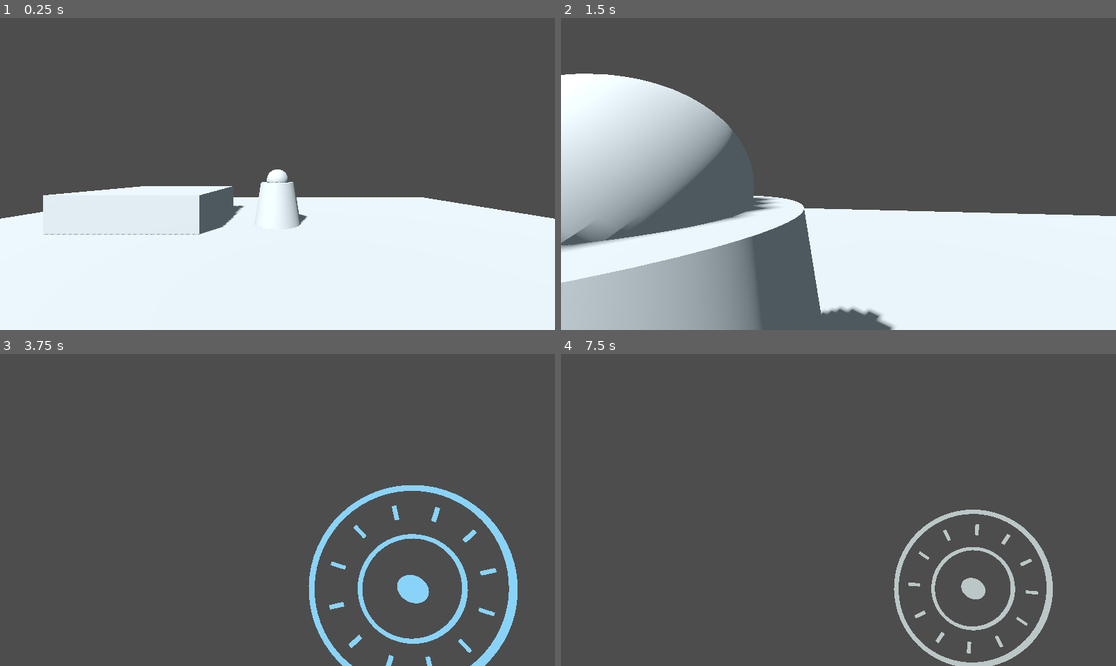
Above: before the commit, frames 1-4 (two rows, left to right).
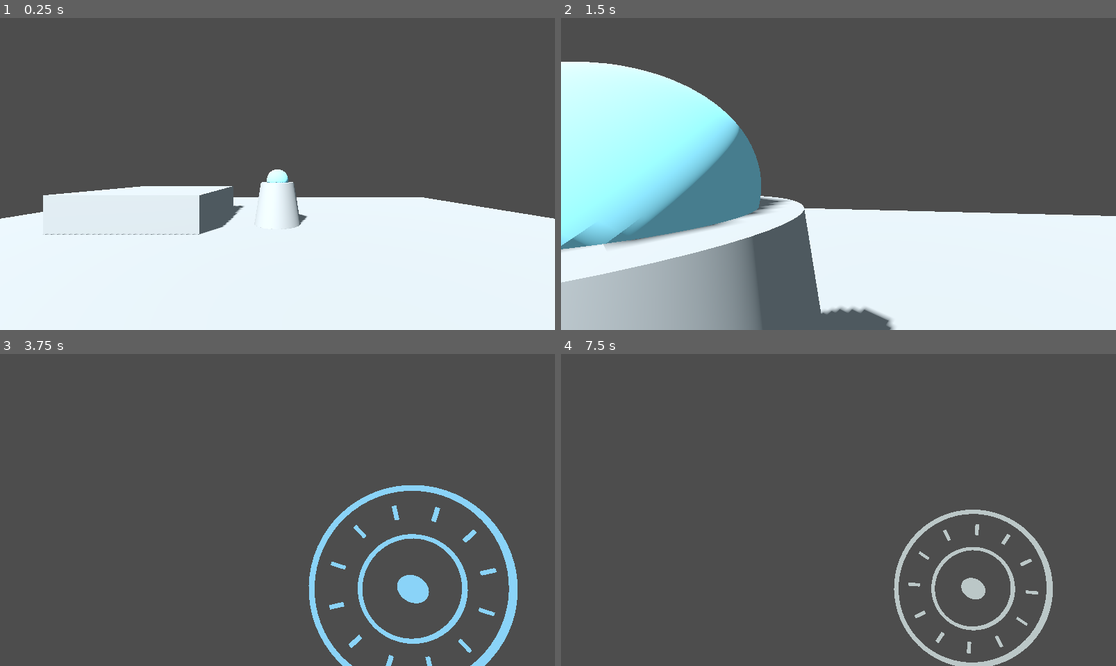
Above: after the commit, the same moments.

Repository: nanhudev/SEKAI
Game: Godot game, scene res://scenes/main/Main.tscn
Same seed, same stepped clock (60 frames per second), same inputs: the game is played once before the commit and once after it.
Inputs (mouse positions are in pixels of both pictures, inside the frame that each line leads up to):
- Up to frame 1 (0.25 s): no input
- Up to frame 2 (1.5 s): tap Enter at 0.5 s; move the mouse to (866, 174) at 0.52 s; hold Q (dodge) 0.53-1.28 s; hold W (move_forward) from 0.53 s (still down); click (866, 174) at 0.67 s; tap Space (jump) at 0.77 s; move the mouse to (810, 174) at 1.27 s; right-click (810, 174) at 1.35 s
- Up to frame 3 (3.75 s): keep holding W (move_forward); tap Space (jump) at 1.52, 2.75, 3.02 s; tap Q (dodge) at 1.55, 3.05 s; move the mouse to (288, 503) at 2.02 s; hold Q (dodge) 2.03-2.78 s; move the mouse to (271, 516) at 2.77 s; tap Z (fire_cast) at 2.85 s; click (271, 516) at 2.92 s; move the mouse to (316, 513) at 3.52 s; hold R (frost_cast) from 3.53 s (still down)
- Up to frame 4 (7.5 s): tap Space (jump) at 3.77, 4.52, 6.02, 6.77, 7.25 s; tap Q (dodge) every 0.75 s from 3.8 to 6.8 s; move the mouse to (794, 506) at 4.27 s; release R (frost_cast) at 4.28 s; tap F (heavy_attack) at 4.35 s; tap Enter at 5 s; move the mouse to (844, 510) at 5.02 s; hold I (iaido) 5.03-5.78 s; click (844, 510) at 5.17 s; move the mouse to (816, 503) at 5.77 s; release W (move_forward) at 5.78 s; hold D (move_right) 5.78-6.53 s; click (816, 503) at 5.85 s; move the mouse to (866, 510) at 6.52 s; hold Shift (sprint) 6.53-7.28 s; hold W (move_forward) from 6.53 s (still down); move the mouse to (810, 510) at 7.27 s; tap C (wind_cast) at 7.35 s; click (810, 510) at 7.42 s

The runs differ from the first frame. In frame 1, less than 0.1% of the frame differs, in the area x 48-52%, y 48-53%; in frame 2, 18%, in the area x 0-98%, y 14-99%; in frame 3, less than 0.1%; in frame 4, less than 0.1%.

Commit message:
feat: add three telegraphed enemy test attacks

Diff:
--- a/godot/scripts/enemies/technical_dummy.gd
+++ b/godot/scripts/enemies/technical_dummy.gd
@@ -1,6 +1,7 @@
 extends StaticBody3D
 
 signal shattered
+signal attack_started(variant: int)
 
 enum State { IDLE, ALERT, ATTACK, STAGGER, FROZEN, DEAD }
 
@@ -20,6 +21,12 @@
 var state_timer := 0.0
 var attack_cooldown := 1.0
 var attack_open := false
+var attack_variant := -1
+var attack_duration := 0.85
+var attack_windup := 0.33
+var attack_active_end := 0.53
+var attack_shape: BoxShape3D
+var cue_material := StandardMaterial3D.new()
 
 
 func _ready() -> void:
@@ -27,6 +34,9 @@
 	hurtbox.owner_actor = self
 	hurtbox.hit_received.connect(_on_hit)
 	attack_hitbox.source = self
+	attack_shape = attack_hitbox.get_node("CollisionShape3D").shape.duplicate() as BoxShape3D
+	attack_hitbox.get_node("CollisionShape3D").shape = attack_shape
+	core.material_override = cue_material
 
 
 func _process(delta: float) -> void:
@@ -35,18 +45,20 @@
 	state_timer = maxf(0.0, state_timer - delta)
 	attack_cooldown = maxf(0.0, attack_cooldown - delta)
 	if state in [State.IDLE, State.ALERT] and attack_cooldown == 0.0 and global_position.distance_to(player.global_position) < 3.4:
-		state = State.ATTACK
-		state_timer = 0.85
-		attack_cooldown = 2.3
+		_start_attack()
 	if state == State.ATTACK:
-		var should_open := state_timer < 0.52 and state_timer > 0.32
+		var elapsed := attack_duration - state_timer
+		var should_open := elapsed >= attack_windup and elapsed < attack_active_end
 		if should_open != attack_open:
 			attack_open = should_open
 			attack_hitbox.set_active(should_open)
+		if attack_variant == 2 and should_open:
+			global_position += global_transform.basis.z * 8.0 * delta
 		if state_timer == 0.0:
 			state = State.ALERT
 			attack_hitbox.set_active(false)
 			attack_open = false
+			core.scale = Vector3.ONE
 	if state == State.STAGGER and state_timer == 0.0:
 		state = State.ALERT
 	if state == State.FROZEN and state_timer == 0.0:
@@ -62,6 +74,43 @@
 			visible = false
 			attack_hitbox.set_active(false)
 	core.rotation.y += delta * (0.0 if state == State.FROZEN else 0.6)
+	if state == State.ATTACK and not attack_open:
+		var preparation := clampf((attack_duration - state_timer) / attack_windup, 0.0, 1.0)
+		core.scale = Vector3.ONE * (1.0 + preparation * (0.28 if attack_variant == 1 else 0.16))
+		cue_material.albedo_color = Color(1.0, 0.45, 0.2).lerp(Color(1.0, 0.15, 0.08), preparation) if attack_variant == 1 else Color(0.4, 0.85, 1.0).lerp(Color(0.9, 1.0, 1.0), preparation)
+	else:
+		core.scale = core.scale.lerp(Vector3.ONE, minf(1.0, delta * 12.0))
+		cue_material.albedo_color = Color(0.5, 0.75, 0.8)
+
+
+func _start_attack() -> void:
+	attack_variant = (attack_variant + 1) % 3
+	state = State.ATTACK
+	attack_open = false
+	var to_player := player.global_position - global_position
+	rotation.y = atan2(to_player.x, to_player.z)
+	match attack_variant:
+		0: # broad sweep, readable dodge check
+			attack_duration = 0.82
+			attack_windup = 0.38
+			attack_active_end = 0.56
+			attack_shape.size = Vector3(3.0, 1.4, 1.6)
+			attack_hitbox.damage = 12.0
+		1: # longer heavy windup, perfect-guard check
+			attack_duration = 1.05
+			attack_windup = 0.64
+			attack_active_end = 0.79
+			attack_shape.size = Vector3(1.8, 1.7, 2.2)
+			attack_hitbox.damage = 22.0
+		2: # forward lunge, repositioning check
+			attack_duration = 0.9
+			attack_windup = 0.47
+			attack_active_end = 0.63
+			attack_shape.size = Vector3(1.4, 1.5, 2.0)
+			attack_hitbox.damage = 15.0
+	state_timer = attack_duration
+	attack_cooldown = 1.6
+	attack_started.emit(attack_variant)
 
 
 func _on_hit(hit: Dictionary) -> void:
@@ -115,6 +164,7 @@
 	state = State.IDLE
 	state_timer = 0.0
 	attack_cooldown = 1.0
+	attack_variant = -1
 	attack_hitbox.set_active(false)
 	visible = true
 	hurtbox.monitorable = true
--- /dev/null
+++ b/godot/tests/enemy_variants_integration.gd
@@ -0,0 +1,30 @@
+extends SceneTree
+
+
+func _initialize() -> void:
+	call_deferred("_run")
+
+
+func _run() -> void:
+	var scene: PackedScene = load("res://scenes/combat/CombatSandbox.tscn")
+	var world: Node3D = scene.instantiate()
+	root.add_child(world)
+	var player: CharacterBody3D = world.get_node("Player")
+	var dummy: Node3D = world.get_node("TechnicalDummy")
+	player.global_position = Vector3(0, 1.15, -0.5)
+	var seen: Array[int] = []
+	dummy.attack_started.connect(func(variant: int) -> void: seen.append(variant))
+	dummy.attack_cooldown = 0.0
+	var start_z: float = dummy.global_position.z
+	for i in 390:
+		await physics_frame
+	if seen.size() < 3 or seen.slice(0, 3) != [0, 1, 2]:
+		push_error("Enemy did not cycle sweep, heavy and lunge: %s" % seen)
+		quit(1)
+		return
+	if dummy.global_position.z <= start_z + 0.5:
+		push_error("Enemy lunge did not reposition the body")
+		quit(1)
+		return
+	print("PASS: telegraphed sweep, heavy and physical lunge cycle")
+	quit(0)
Not shown, added: godot/tests/enemy_variants_integration.gd.uid
Not shown, changed: docs/STATUS.md
